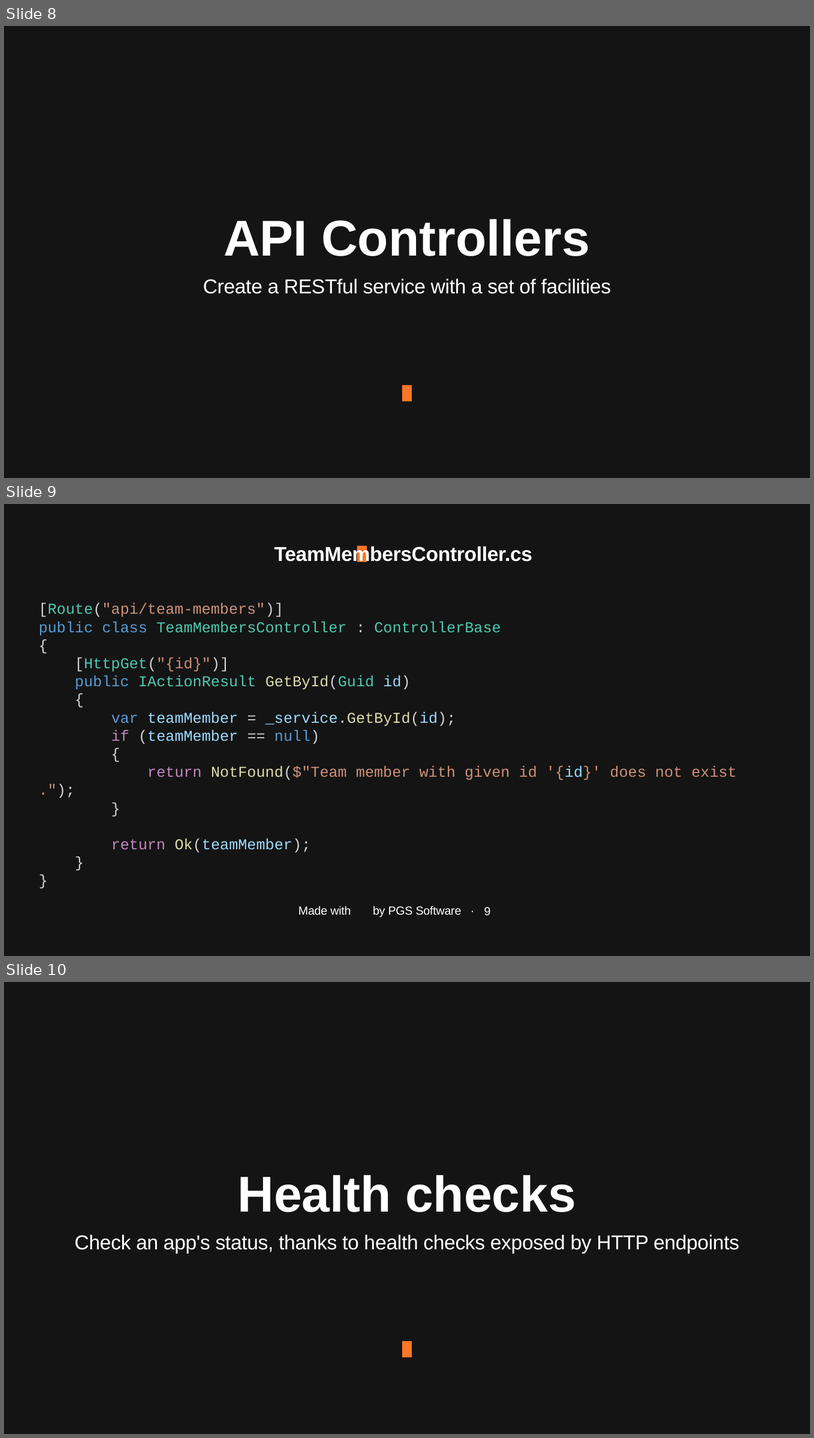
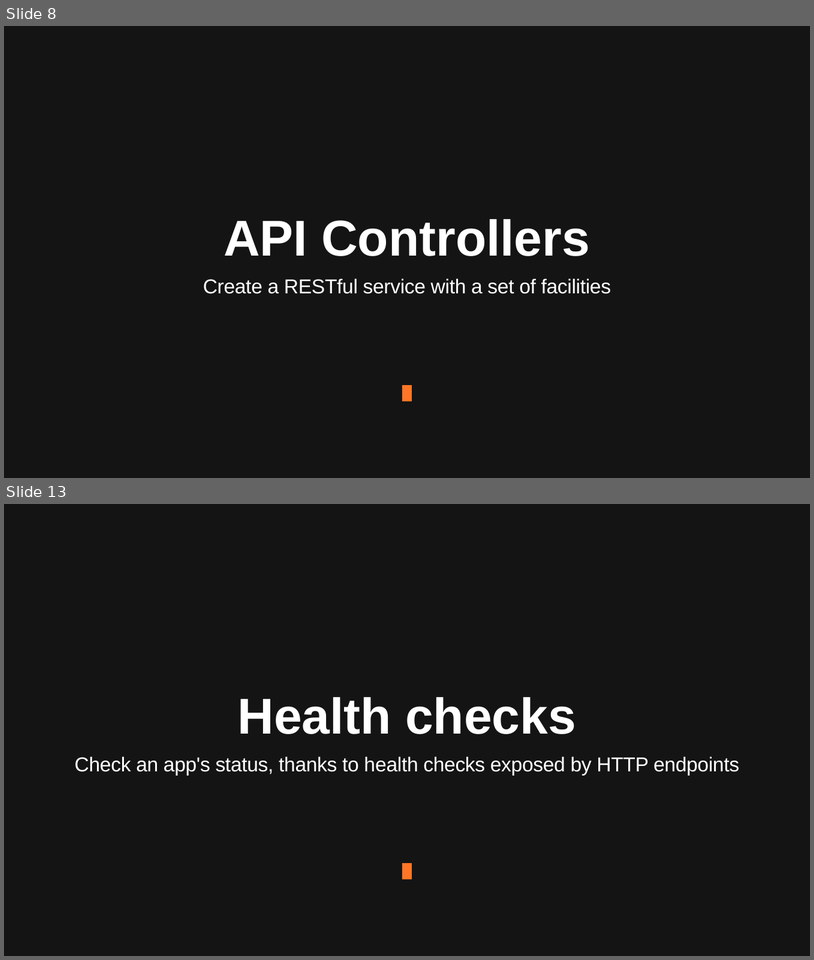
Before and after one commit to januszmarcinik/.NET-getting-started, a slide deck: PGS SharpDev.pptx. Shown one above the other, each under a label of ours: slides 8, 9 and 10 before the commit, slides 8 and 13 after it; the slides between them are not shown. The pictures are 814x1438 and 814x960 pixels, drawn with LibreOffice and Linux fonts; fonts in the diff are those of the drawing; background and template pictures are left out. Boxes give left, top, right and bottom in pixels: in the first picture for what was removed or moved away, otherwise in the second. Text is boxed around its words. In the diff, an @@ line names an element or a change of style, - is before the commit and + after.

Commit message:
Added controllers configuration in PPTX

```diff
--- a/PGS SharpDev.pptx
+++ b/PGS SharpDev.pptx
@@ slide 9 removed at (4,504,810,956), background #141414 @@
@@ text removed at (275,545,533,562) @@
-TeamMembersController.cs
@@ text removed at (39,603,737,853) @@
-[Route("api/team-members")]
-public class TeamMembersController : ControllerBase
-{
-[HttpGet("{id}")]
-public IActionResult GetById(Guid id)
-{
-var teamMember = _service.GetById(id);
-if (teamMember == null)
-{
-return NotFound($"Team member with given id '{id}' does not exist.");
-}
-return Ok(teamMember);
-}
-}
@@ text removed at (299,906,462,917) @@
-Made with by PGS Software ·
@@ page number removed at (485,907,491,916) @@
-9
@@ what was slide 10 is now slide 13 @@
```
Also in this commit, not shown: 1 slide changed, 4 slides added.
